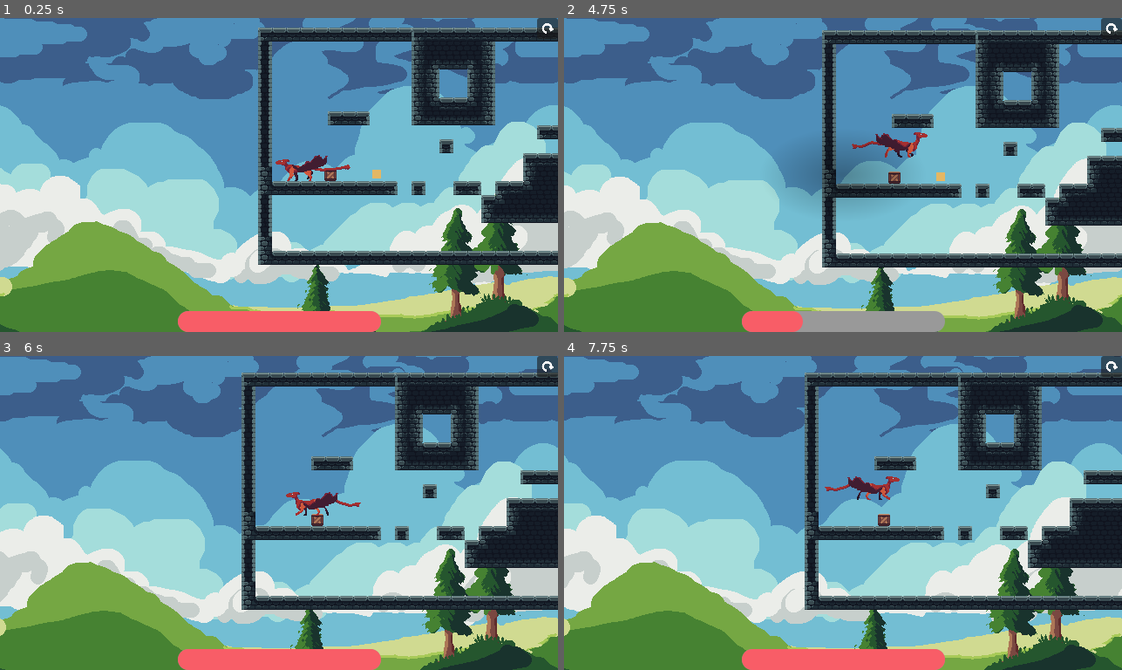
Above: before the commit, frames 1-4 (two rows, left to right).
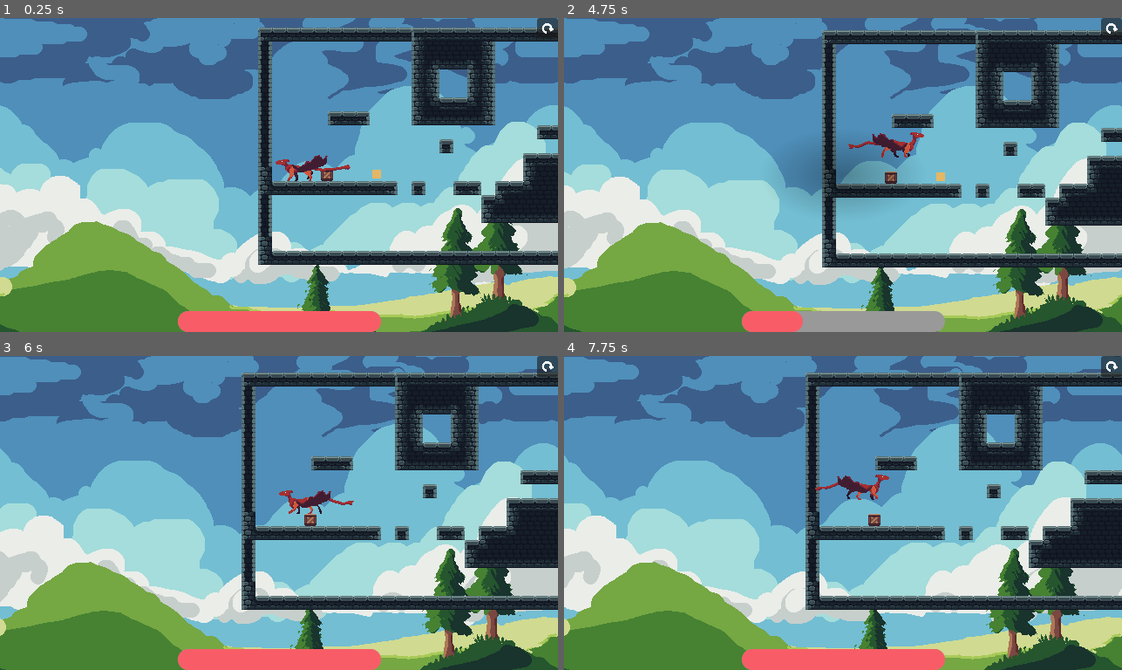
Above: after the commit, the same moments.

Repository: Robocraft999/ScalesToScale
Game: Godot game, scene res://scenes/test.tscn
The game is run twice, just before and just after one commit, with the same random seed, the same clock (stepped at 60 frames per second) and the same inputs. This scene is started directly instead of the project's main scene. The engine's default icon, where the game draws it, is replaced by a stand-in: a white triangle on a blue panel in a dark square.
Inputs (mouse positions are in pixels of both pictures, inside the frame that each line leads up to):
- Up to frame 1 (0.25 s): no input
- Up to frame 2 (4.75 s): click (1110, 27) at 0.5 s; click (1110, 27) at 1.25 s; click (1110, 27) at 2 s; click (1110, 27) at 2.75 s; click (1110, 27) at 3.5 s; tap Enter at 4.25 s; move the mouse to (965, 159) at 4.27 s; hold D (move_right) from 4.28 s (still down); hold Space (dash) from 4.28 s (still down); click (965, 159) at 4.42 s; tap Up (jump) at 4.52 s
- Up to frame 3 (6 s): release D (move_right) at 5 s; release Space (dash) at 5 s; drag from (167, 528) to (368, 516) at 5.02 s; move the mouse to (334, 443) at 5.77 s; hold A (move_left) from 5.78 s (still down); tap Mouse wheel up (mouse_wheel_up) at 5.85 s
- Up to frame 4 (7.75 s): release A (move_left) at 6.5 s; drag from (815, 575) to (675, 465) at 6.52 s; move the mouse to (1010, 560) at 7.27 s; hold D (move_right) from 7.28 s (still down); tap O at 7.35 s; tap Up (jump) at 7.52 s

The runs differ from the first frame. In frame 1, less than 0.1% of the frame differs, in the area x 57-61%, y 48-52%; in frame 2, 0.4%; in frame 3, 0.5%; in frame 4, 3.2%, in the area x 43-100%, y 5-81%.

Commit message:
fixed scalable objects being moveable

Diff:
--- a/scripts/scaler.gd
+++ b/scripts/scaler.gd
@@ -91,12 +91,13 @@
 		$yArrow.visible = false
 		$xArrow.visible = false
 
-
+	parent.collision_mask = 1
 	# Apply gravity
 	if not parent.is_on_floor():
 		parent.velocity += parent.get_gravity() * delta
 	parent.move_and_slide()
 
+	parent.collision_mask = 3
 
 	# Don't distort the sprite, it's in tiling mode anyway
 	sprite.global_scale = Vector2.ONE
